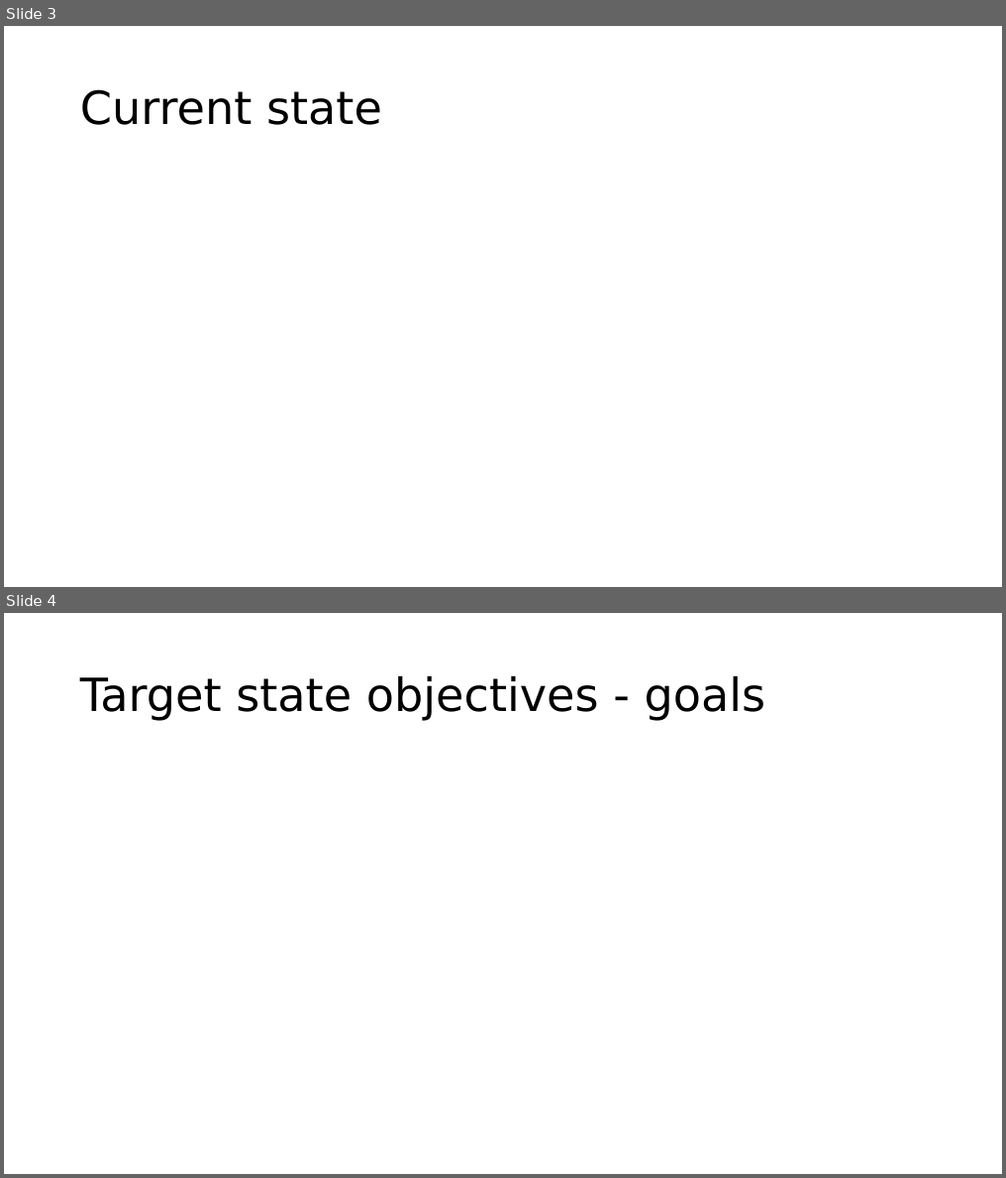
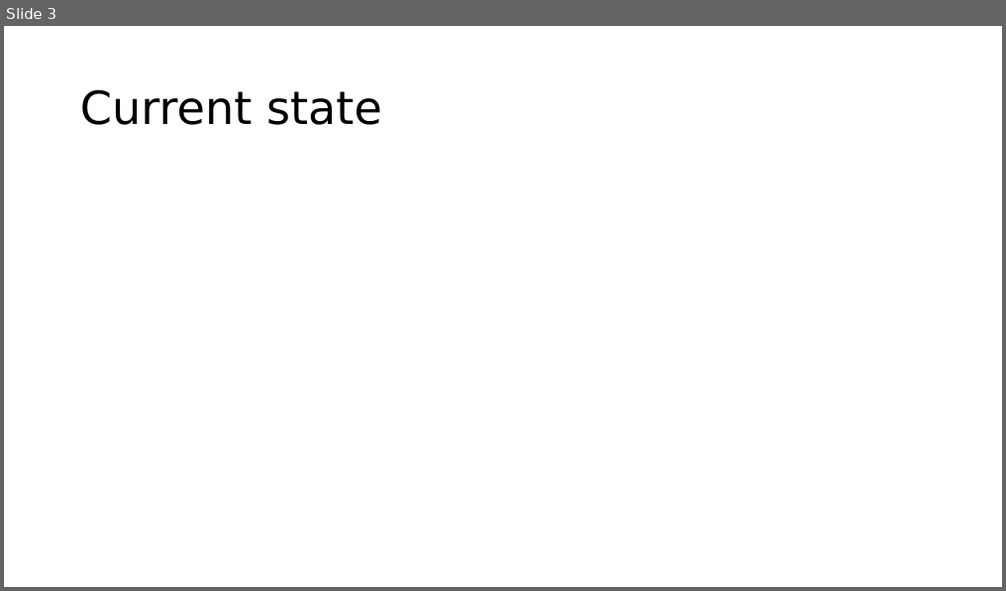
Before and after one commit to AgileBusinessAnalysis/02_TEAM, a slide deck: Idea_Pitch.pptx. Shown one above the other, each under a label of ours: slides 3 and 4 before the commit, slide 3 after it. The pictures are 1006x1178 and 1006x591 pixels, drawn with LibreOffice and Linux fonts; fonts in the diff are those of the drawing. Boxes give left, top, right and bottom in pixels: in the first picture for what was removed or moved away, otherwise in the second. Text is boxed around its words. In the diff, an @@ line names an element or a change of style, - is before the commit and + after.

Commit message:
Adjusted Idea Pitch PP
Added chapter "Why agile?" and removed "Goals" as they should be presented in "Future state" in my opinion.

```diff
--- a/Idea_Pitch.pptx
+++ b/Idea_Pitch.pptx
@@ slide 4 removed at (4, 613, 1002, 1174), background #FFFFFF @@
@@ title removed at (80, 676, 766, 721) @@
-Target state objectives - goals
```
Also in this commit, not shown: 1 slide added.
